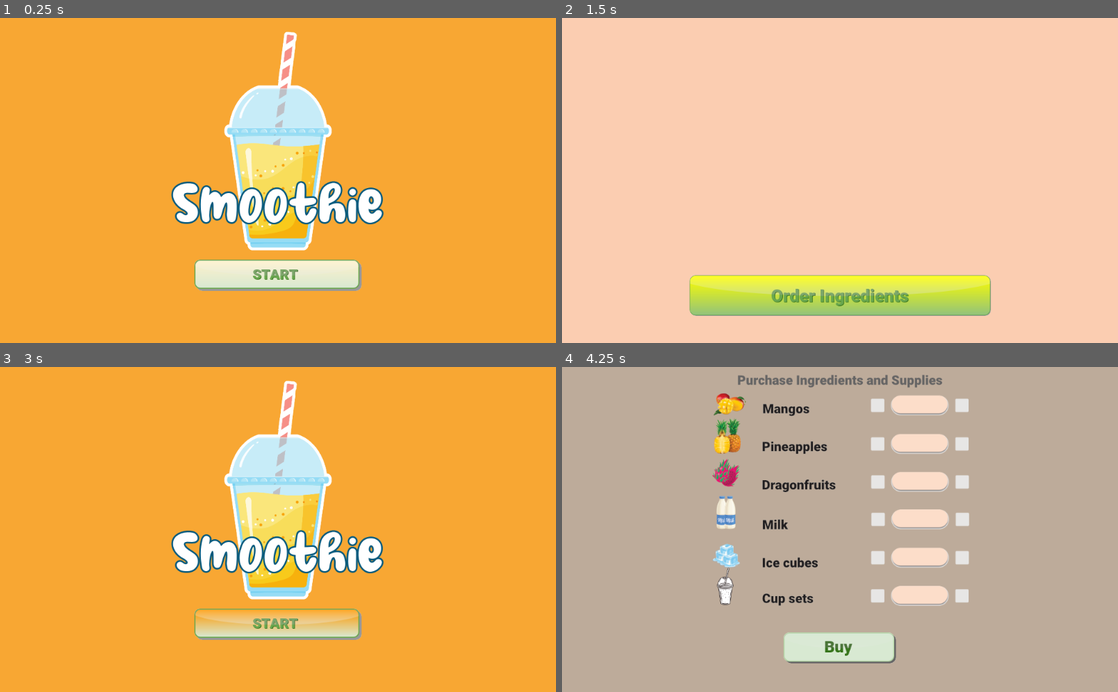
Above: before the commit, frames 1-4 (two rows, left to right).
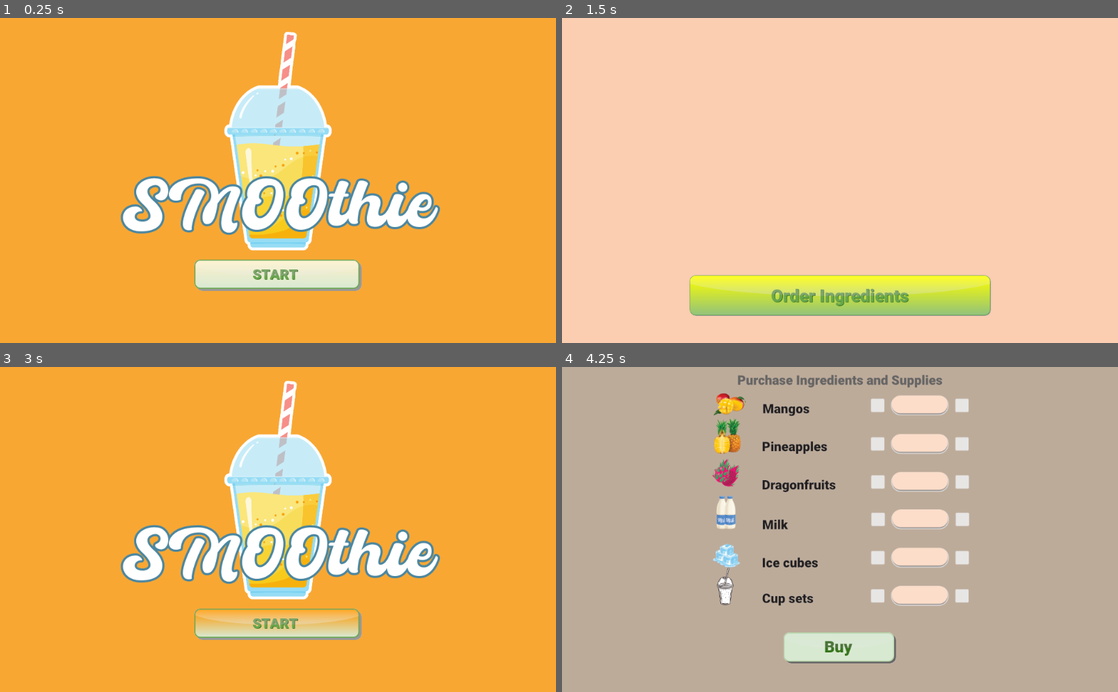
Above: after the commit, the same moments.

Repository: thepriscillawang/SMOOthies
Game: Godot game, scene res://Scenes/Main.tscn
Same seed, same stepped clock (60 frames per second), same inputs: the game is played once before the commit and once after it. Sound files missing from this copy of the repository are replaced by a short silence.
Inputs (mouse positions are in pixels of both pictures, inside the frame that each line leads up to):
- Up to frame 1 (0.25 s): no input
- Up to frame 2 (1.5 s): click (840, 274) at 0.5 s; click (840, 294) at 1.25 s
- Up to frame 3 (3 s): click (278, 646) at 2 s; click (278, 623) at 2.75 s
- Up to frame 4 (4.25 s): click (840, 643) at 3.5 s

The runs differ from the first frame. In frame 1, 6.1% of the frame differs, in the area x 21-80%, y 48-67%; in frame 2, nothing differs; in frame 3, 6.1%; in frame 4, nothing differs.

Commit message:
First page title font changed back to the first version

Diff:
--- a/src/SMOOthies/Scenes/Main.tscn
+++ b/src/SMOOthies/Scenes/Main.tscn
@@ -1,6 +1,6 @@
 [gd_scene load_steps=9 format=2]
 
-[ext_resource path="res://fonts/milky_coffee/Milky Coffee.otf" type="DynamicFontData" id=1]
+[ext_resource path="res://fonts/batuphat_script/Batuphat Script.otf" type="DynamicFontData" id=1]
 [ext_resource path="res://images/button_start_r_hover.png" type="Texture" id=2]
 [ext_resource path="res://images/button_start_r.png" type="Texture" id=3]
 [ext_resource path="res://images/button_start_r_pressed.png" type="Texture" id=4]
@@ -9,9 +9,9 @@
 [ext_resource path="res://sounds/DramaButtonSound.wav" type="AudioStream" id=7]
 
 [sub_resource type="DynamicFont" id=1]
-size = 96
-outline_size = 3
-outline_color = Color( 0.0235294, 0.352941, 0.494118, 1 )
+size = 121
+outline_size = 4
+outline_color = Color( 0.294118, 0.529412, 0.627451, 1 )
 font_data = ExtResource( 1 )
 
 [node name="Main" type="Node2D"]
@@ -39,7 +39,7 @@
 margin_right = 858.0
 margin_bottom = 402.0
 custom_fonts/font = SubResource( 1 )
-text = "Smoothie"
+text = "SMOOthie"
 align = 1
 valign = 1
 
